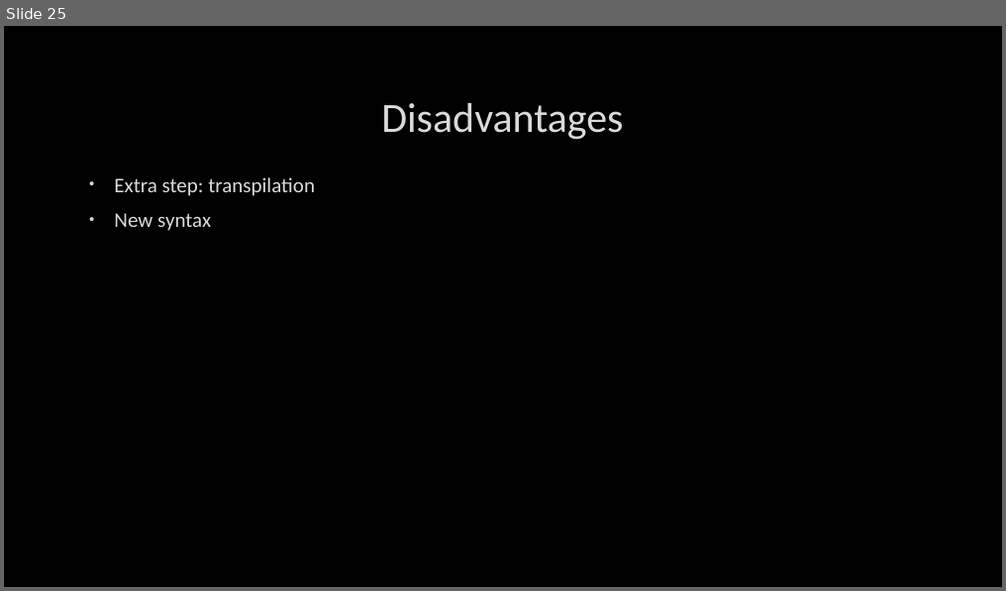
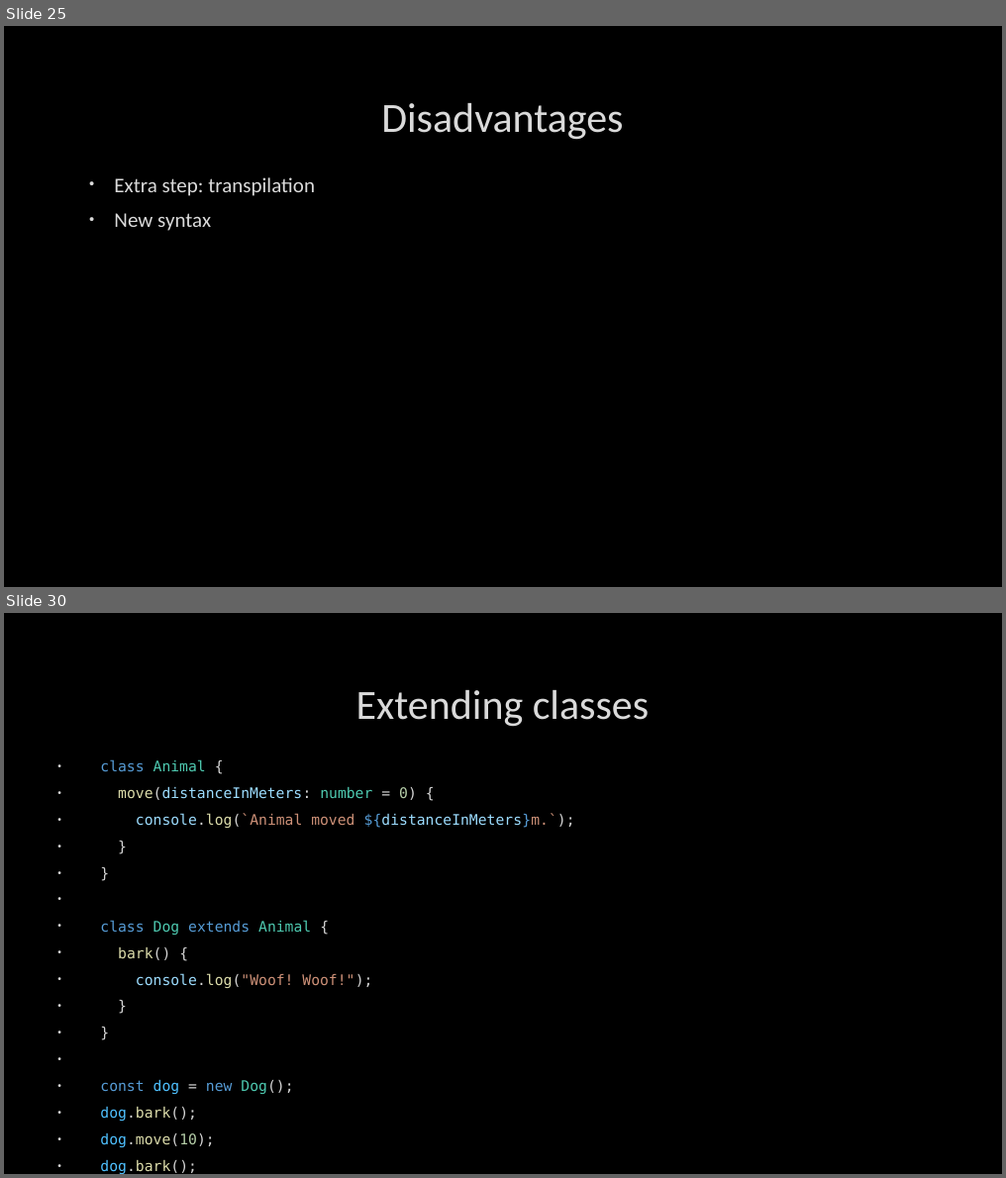
Before and after one commit to PaulaDianaCuc/OOPTraining, a slide deck: OOP JavaScript Training presentation.pptx. Shown one above the other, each under a label of ours: slide 25 before the commit, slides 25 and 30 after it; the slides between them are not shown. The pictures are 1006x591 and 1006x1178 pixels, drawn with LibreOffice and Linux fonts; fonts in the diff are those of the drawing; background and template pictures are left out. Boxes give left, top, right and bottom in pixels: in the first picture for what was removed or moved away, otherwise in the second. Text is boxed around its words. In the diff, an @@ line names an element or a change of style, - is before the commit and + after.

```diff
--- a/OOP JavaScript Training presentation.pptx
+++ b/OOP JavaScript Training presentation.pptx
@@ slide 30 added at (4,613,1002,1174), background picture (left out) @@
@@ title added at (356,690,649,727), 40 pt, text #DADADA @@
+Extending classes
@@ text added at (100,760,575,1148), 14 pt, text #9CDCFE @@
+• class Animal {
+• move(distanceInMeters: number = 0) {
+• console.log(`Animal moved ${distanceInMeters}m.`);
+• }
+• }
+• class Dog extends Animal {
+• bark() {
+• console.log("Woof! Woof!");
+• }
+• }
+• const dog = new Dog();
+• dog.bark();
+• dog.move(10);
+• dog.bark();
```
Also in this commit, not shown: 1 slide changed, 12 other slides added, 6 slides removed.
